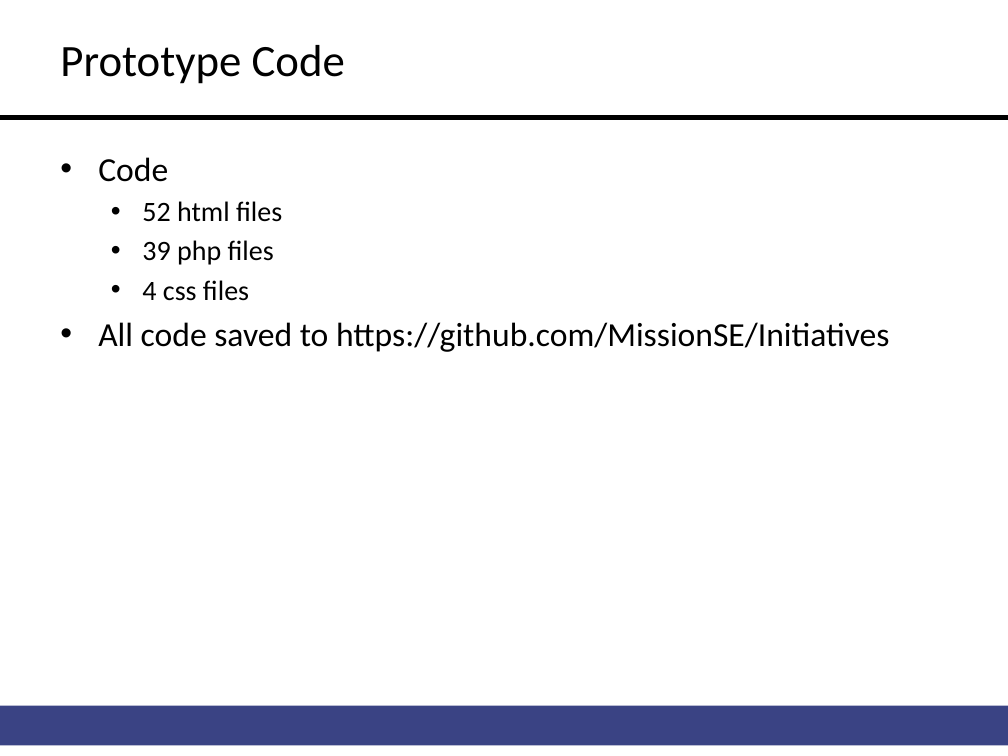
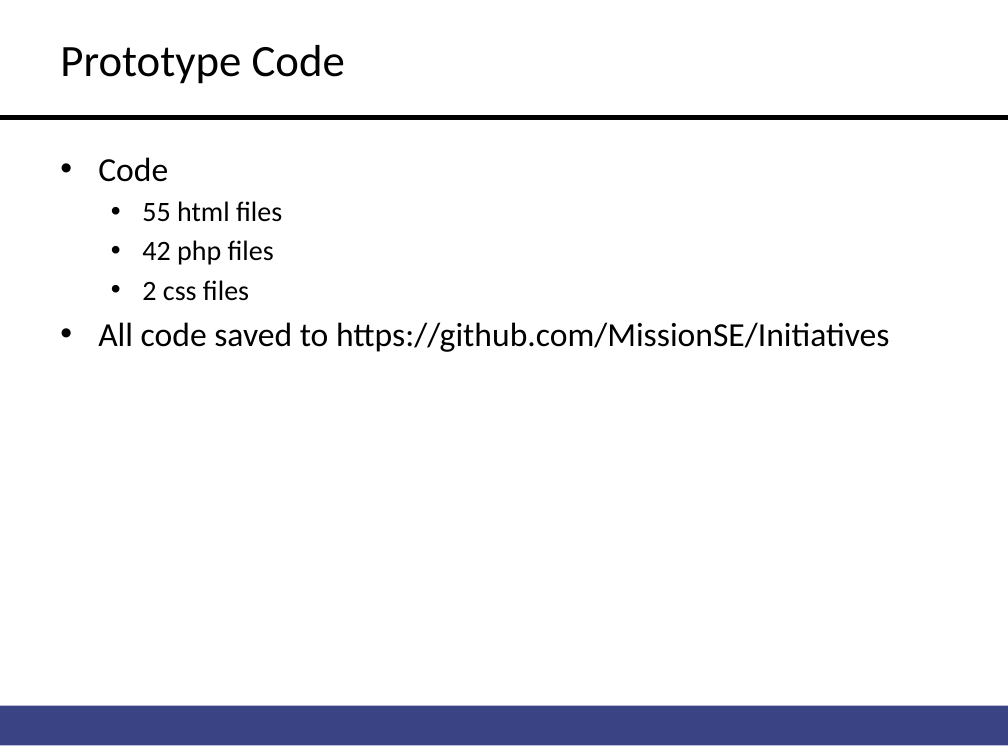
Before and after one commit to MissionSE/Initiatives, a slide deck: slide 5 of GoogleEarth/Google Earth Initiative.pptx. Drawn at 1008x756 pixels with LibreOffice and Linux fonts; fonts in the diff are those of the drawing; background and template pictures are left out. Boxes give left, top, right and bottom in pixels: in the first picture for what was removed or moved away, otherwise in the second. Text is boxed around its words. In the diff, an @@ line names an element or a change of style, - is before the commit and + after.

```diff
--- a/GoogleEarth/Google Earth Initiative.pptx
+++ b/GoogleEarth/Google Earth Initiative.pptx
@@ text at [142, 201, 282, 301]: text changed @@
-  • 52 html files
-  • 39 php files
-  • 4 css files
+  • 55 html files
+  • 42 php files
+  • 2 css files
```
Also in this commit, not shown: 3 other slides changed, 12 other files.
